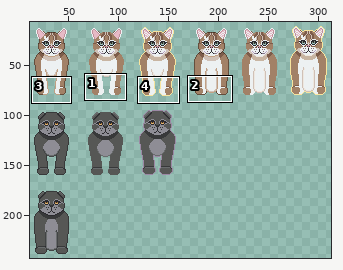
Pixel-art file -- Vanilla-Cat-Game/Assets/Aseprite Files/Sprite sheet maybe.aseprite. The first picture is a wide view before the edit; the outline marks the close-up.
Close-up. As it was:
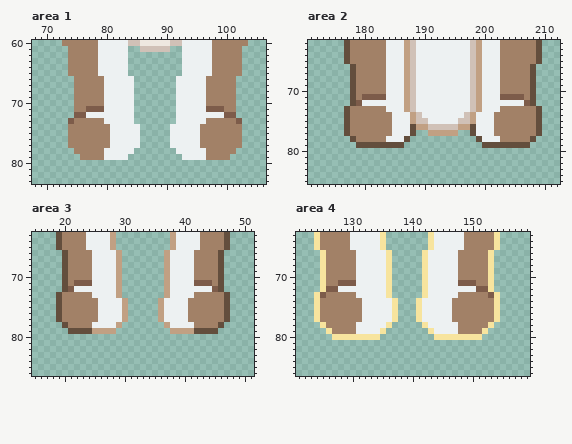
640x360 pixels, 1 frame. Colours within 5 levels of each other are drawn and written as one. Shown: area 1: x 68..106, y 60..83; area 2: x 171..212, y 62..85; area 3: x 15..51, y 63..86; area 4: x 121..159, y 63..86. The wide view leaves out empty margins. The commit also changed other parts of the picture, which this record leaves out.
Once edited:
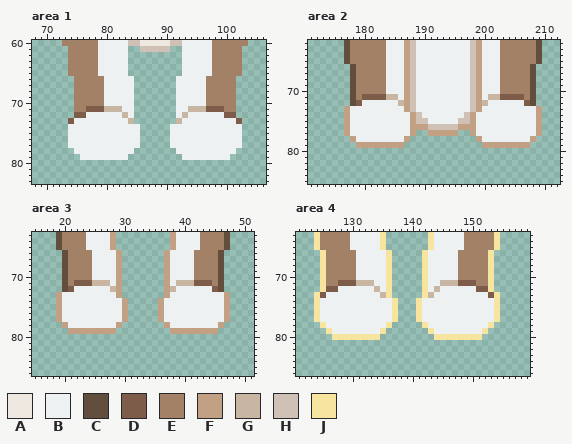
Palette (. is transparent): A #eee8e0  B #edf1f2  C #634e3d  D #7d5c4a  E #a28167  F #c1a083  G #c8b5a2  H #d0c1b7  J #f7e49e
Edits made:
layer "Group 1/Layer 4" added
layer "Group 1/Layer 4 Copy" added
layer "Group 1/Layer 4 Copy Copy" added
layer "Group 2/Layer 9" added
layer "Layer 4" removed
layer "Layer 4 Copy" removed
layer "Layer 4 Copy Copy" removed
layer "Layer 4 Copy Copy #2" removed
layer "Layer 9" removed
Area 1, layer "Group 1/Layer 4 Copy":
The author changed colour E to colour B in row 73 at x 75 to 79 and 97 to 101; in rows 74 to 77 at x 74 to 80 and 96 to 102; in row 78 at x 75 to 79 and 97 to 101; in row 79 at x 76 to 79 and 97 to 100.
The author changed colour B to colour G in row 71 at x 80 to 82 and 94 to 96; in row 72 at x 83 and 93; in row 73 at x 84 and 92.
Area 2, layer "Group 2/Layer 9":
The author changed colour E to colour B in row 73 at x 178 to 183 and 203 to 208; in rows 74 to 77 at x 178 to 184 and 202 to 208; in row 78 at x 179 to 183 and 203 to 207.
The author changed colour C to colour F in rows 73 to 75 at x 177 and 209; in rows 76 to 77 at x 177, 188, 198 and 209; in row 78 at x 178, 187, 199 and 208; in row 79 at x 179 to 186 and 200 to 207.
The author changed colour B to colour G in row 71 at x 184 to 185 and 201 to 202; in row 72 at x 186 and 200.
Area 3, layer "Group 1/Layer 4":
The author changed colour E to colour B in row 73 at x 20 to 24 and 42 to 46; in rows 74 to 77 at x 20 to 25 and 41 to 46; in row 78 at x 21 to 24 and 42 to 45.
The author changed colour C to colour F in rows 73 to 77 at x 19 and 47; in row 78 at x 20 and 46; in row 79 at x 21 to 24 and 42 to 45.
The author changed colour B to colour G in row 71 at x 25 to 27 and 39 to 41; in row 72 at x 28 and 38.
Area 4, layer "Group 1/Layer 4 Copy Copy":
The author changed colour E to colour B in row 73 at x 126 to 130 and 148 to 152; in rows 74 to 77 at x 125 to 131 and 147 to 153; in row 78 at x 126 to 130 and 148 to 152; in row 79 at x 127 to 130 and 148 to 151.
The author changed colour B to colour G in row 71 at x 131 to 133 and 145 to 147; in row 72 at x 134 and 144; in row 73 at x 135 and 143.
Where, in picture pixels (left, top, right, bottom), the same in both close-ups:
changed: (68, 106, 134, 160)
changed: (176, 106, 242, 160)
changed: (344, 94, 416, 148)
changed: (470, 94, 542, 148)
changed: (56, 280, 116, 334)
changed: (170, 280, 230, 334)
changed: (320, 280, 386, 334)
changed: (428, 280, 494, 334)
